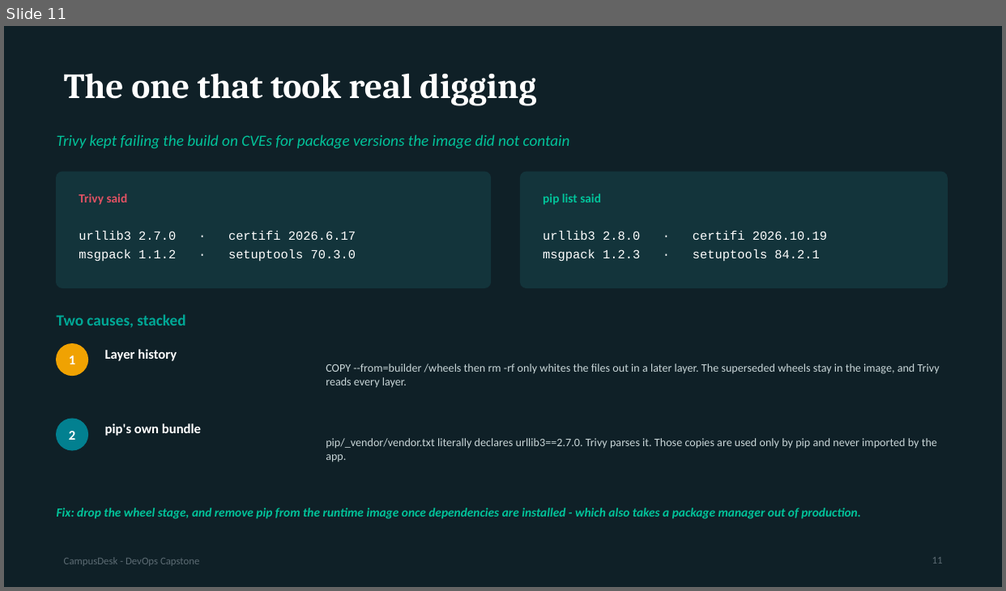
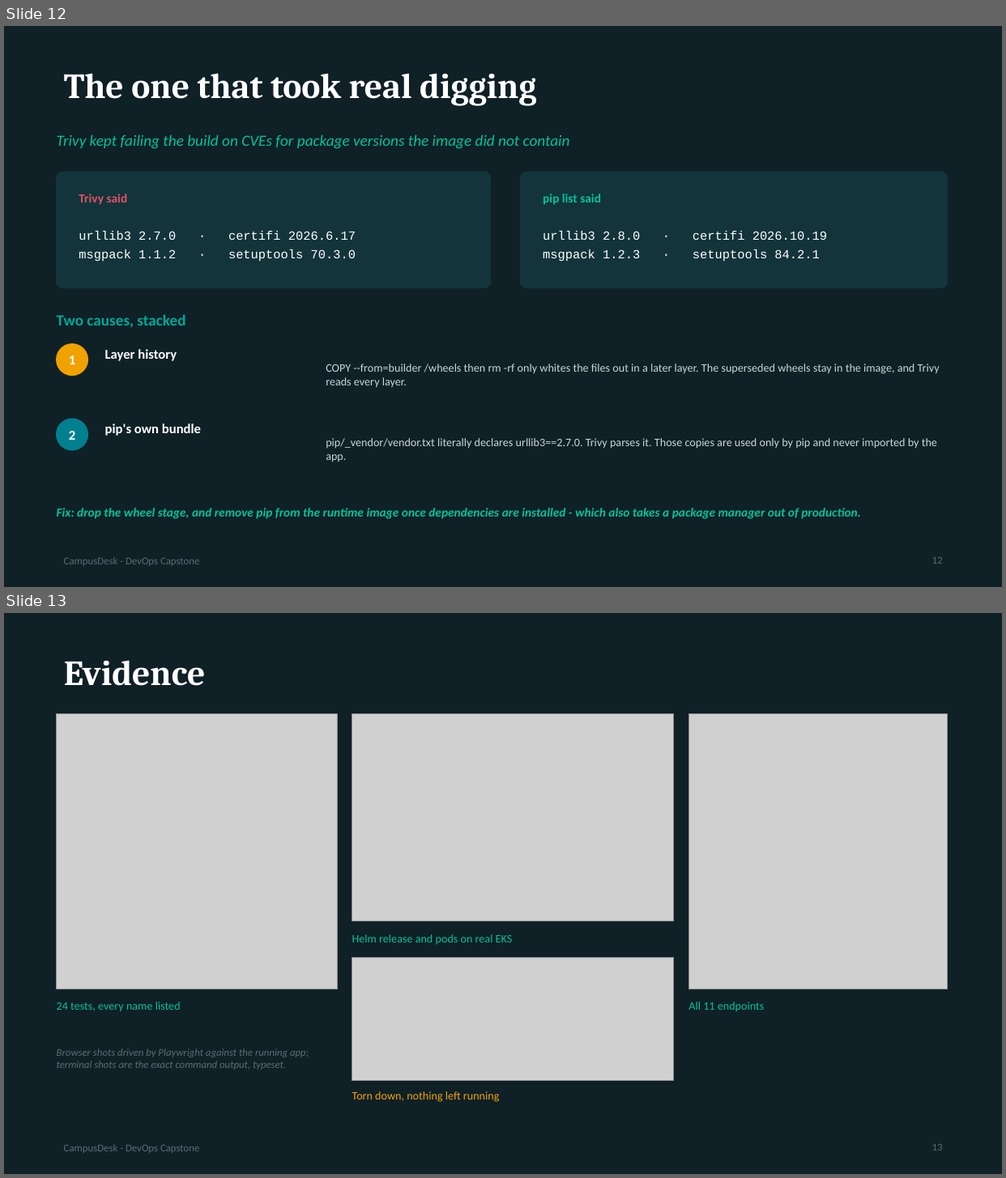
Before and after one commit to lakshay776/DevOpsAssignment, a slide deck: session21-devops-capstone-final/CampusDesk-Capstone.pptx. Shown one above the other, each under a label of ours: slide 11 before the commit, slides 12 and 13 after it. The pictures are 1006x591 and 1006x1178 pixels, drawn with LibreOffice and Linux fonts; fonts in the diff are those of the drawing; grey boxes stand for pictures. Boxes give left, top, right and bottom in pixels: in the first picture for what was removed or moved away, otherwise in the second. Text is boxed around its words. In the diff, an @@ line names an element or a change of style, - is before the commit and + after.

Commit message:
Add screenshots for every module the rubric asks evidence for
Seventeen captures in screenshots/, wired into the README section by
section, and two of them into the presentation.

Browser shots (01-08) were captured by driving Chromium against the
running app with Playwright: student mode, the report modal with the
required email field, the admin gate rejecting a wrong password, admin
mode unlocked, the issue detail with worklog and contact address, a
filtered view, the generated Swagger page, and the layout at 414px.

Terminal shots (09-17) are the exact output of the exact command,
typeset into an image: pytest -v with all 24 test names, the Compose
stack with health probes, the custom metrics, git history, Trivy clean
on both images, terraform apply with the cluster outputs, terraform
destroy, kubectl and helm against the live EKS cluster, and the
Prometheus targets with Grafana.

The README now states how the screenshots were produced, so nobody has
to guess whether they are real.

```diff
--- a/session21-devops-capstone-final/CampusDesk-Capstone.pptx
+++ b/session21-devops-capstone-final/CampusDesk-Capstone.pptx
@@ slide 13 added at bbox=[4, 613, 1002, 1174], background #0F2027; not listed: 1 template element that a slide beside it also shows @@
@@ title added at bbox=[64, 660, 206, 686], 34 pt, text #FFFFFF, bold @@
+Evidence
@@ picture added at bbox=[57, 714, 337, 990] @@
@@ picture added at bbox=[352, 714, 674, 922] @@
@@ picture added at bbox=[689, 714, 948, 990] @@
@@ text added at bbox=[352, 935, 513, 944], 11 pt, text #02C39A @@
+Helm release and pods on real EKS
@@ picture added at bbox=[352, 957, 674, 1081] @@
@@ text added at bbox=[57, 1002, 181, 1012], 11 pt, text #02C39A @@
+24 tests, every name listed
@@ text added at bbox=[688, 1002, 765, 1012], 11 pt, text #02C39A @@
+All 11 endpoints
@@ text added at bbox=[57, 1049, 309, 1070], 10 pt, text #5C6B73, italic @@
+Browser shots driven by Playwright against the running app; terminal shots are the exact command output, typeset.
@@ text added at bbox=[352, 1092, 500, 1102], 11 pt, text #F0A202 @@
+Torn down, nothing left running
@@ page number added at bbox=[932, 1144, 943, 1151], 10 pt, text #5C6B73 @@
+13
@@ what was slide 11 is now slide 12 @@
```
Also in this commit, not shown: 1 other slide added, 18 other files.
